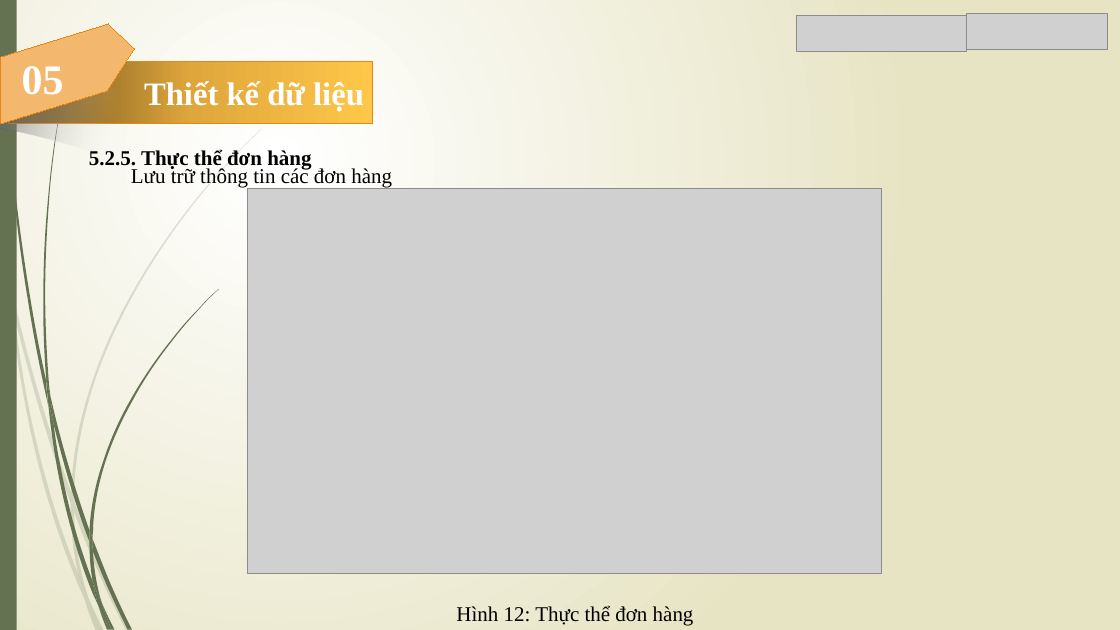
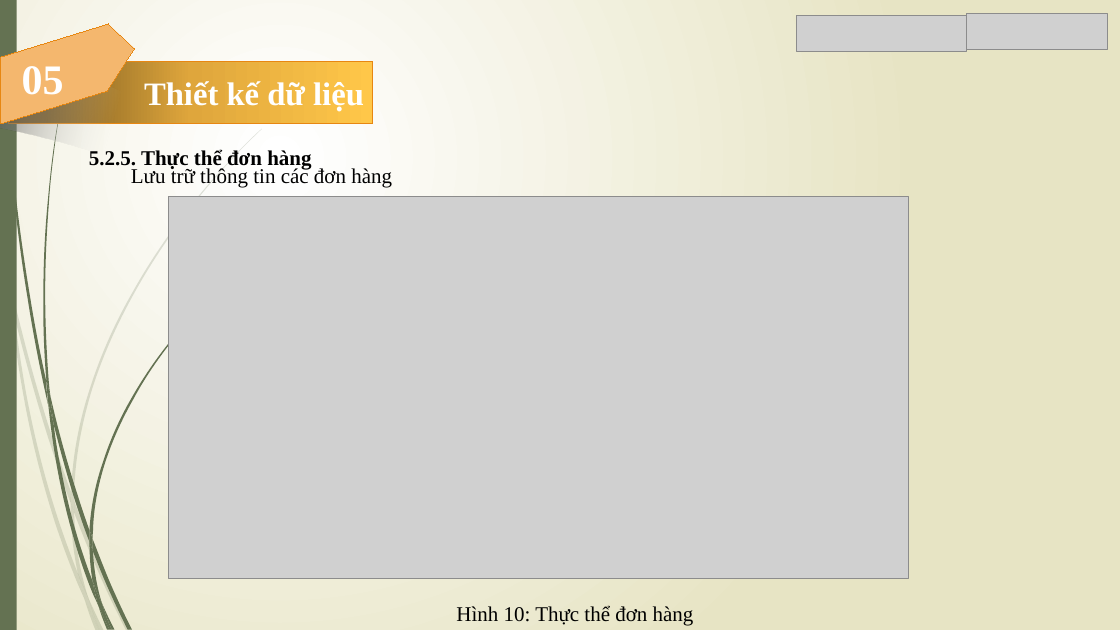
Before and after one commit to Trong-Nhan/Do_An_Ky_Cuoi, a slide deck: slide 10 of Slide Đồ Án.pptx. Drawn at 1120x630 pixels with LibreOffice and Linux fonts; fonts in the diff are those of the drawing; grey boxes stand for pictures. Boxes give left, top, right and bottom in pixels: in the first picture for what was removed or moved away, otherwise in the second. Text is boxed around its words. In the diff, an @@ line names an element or a change of style, - is before the commit and + after.

```diff
--- a/Slide Đồ Án.pptx
+++ b/Slide Đồ Án.pptx
@@ picture: place and size @@
-picture at (248,188,881,574)
+picture at (169,197,909,578)
@@ text at (456,605,694,626): text changed @@
-Hình 12: Thực thể đơn hàng
+Hình 10: Thực thể đơn hàng
```
Also in this commit, not shown: 7 other slides changed, 12 other files.
